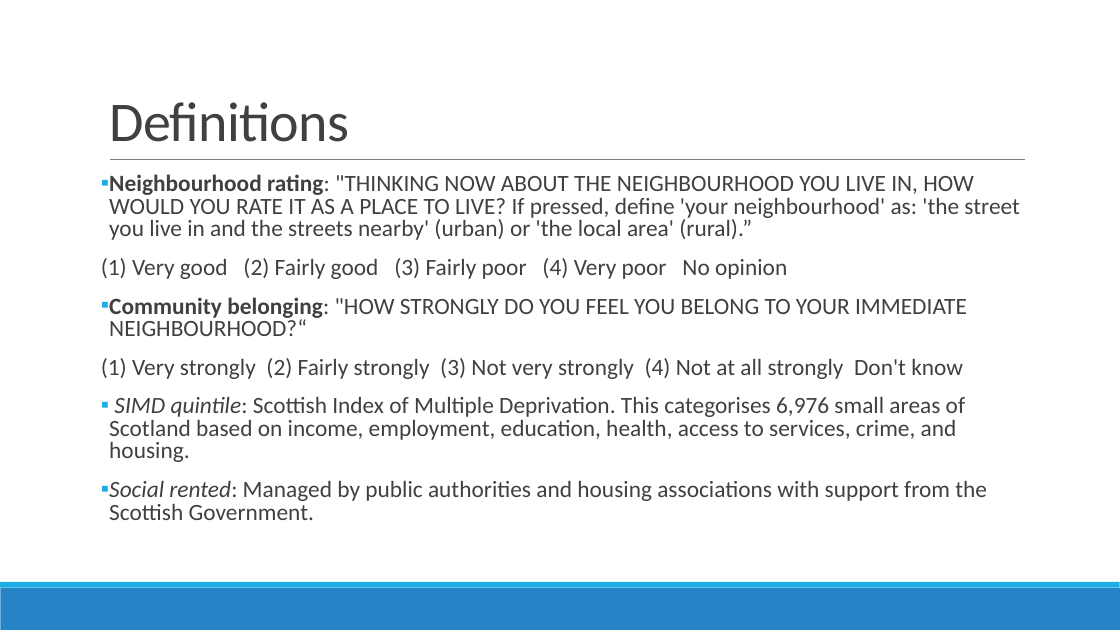
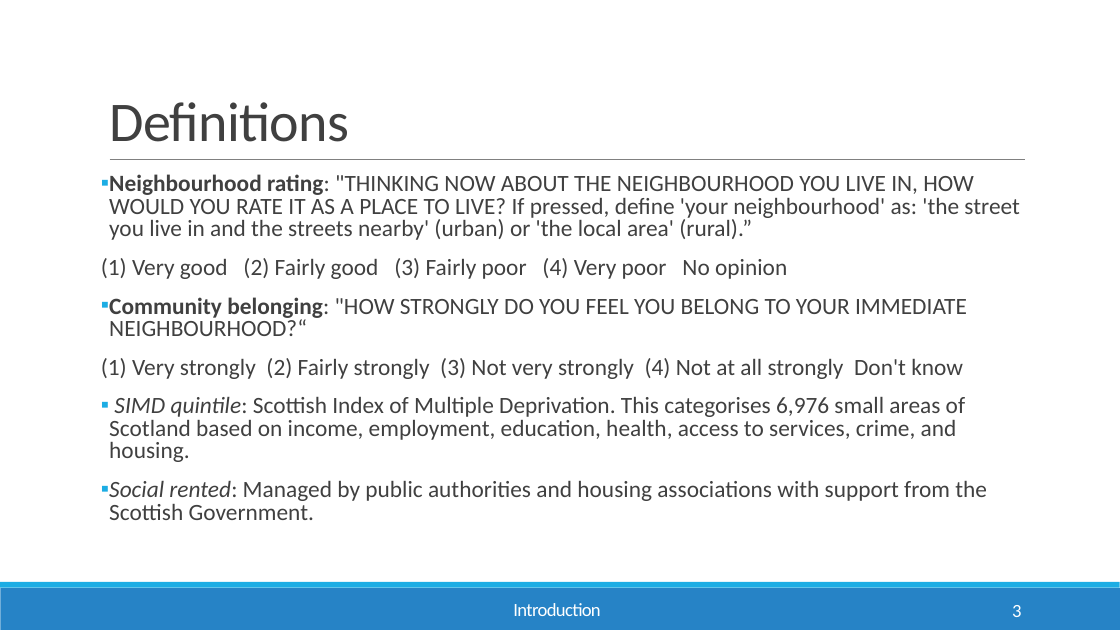
Before and after one commit to Emmz900/scottish_housing_project, a slide deck: slide 3 of presentation/Scottish Household Survey Analysis.pptx. Drawn at 1120x630 pixels with LibreOffice and Linux fonts; fonts in the diff are those of the drawing. Boxes give left, top, right and bottom in pixels: in the first picture for what was removed or moved away, otherwise in the second. Text is boxed around its words. In the diff, an @@ line names an element or a change of style, - is before the commit and + after.

```diff
--- a/presentation/Scottish Household Survey Analysis.pptx
+++ b/presentation/Scottish Household Survey Analysis.pptx
@@ text added at bbox=[513, 603, 600, 616], 16 pt, text #FFFFFF @@
+Introduction
@@ page number added at bbox=[1012, 605, 1021, 617], 16 pt, text #FFFFFF @@
+3
```
Also in this commit, not shown: 5 other slides changed, 9 slides added, 5 slides removed, 4 other files.
